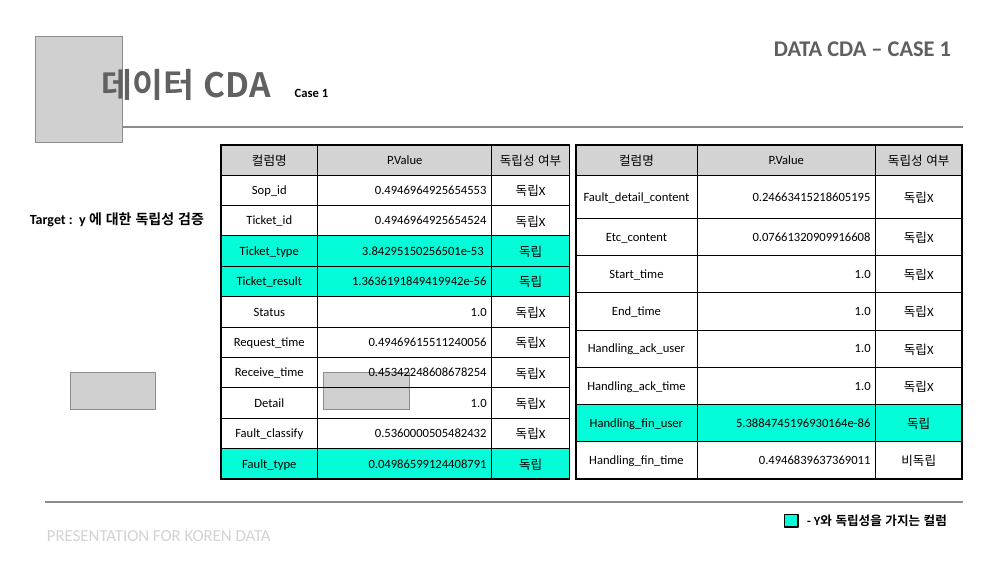
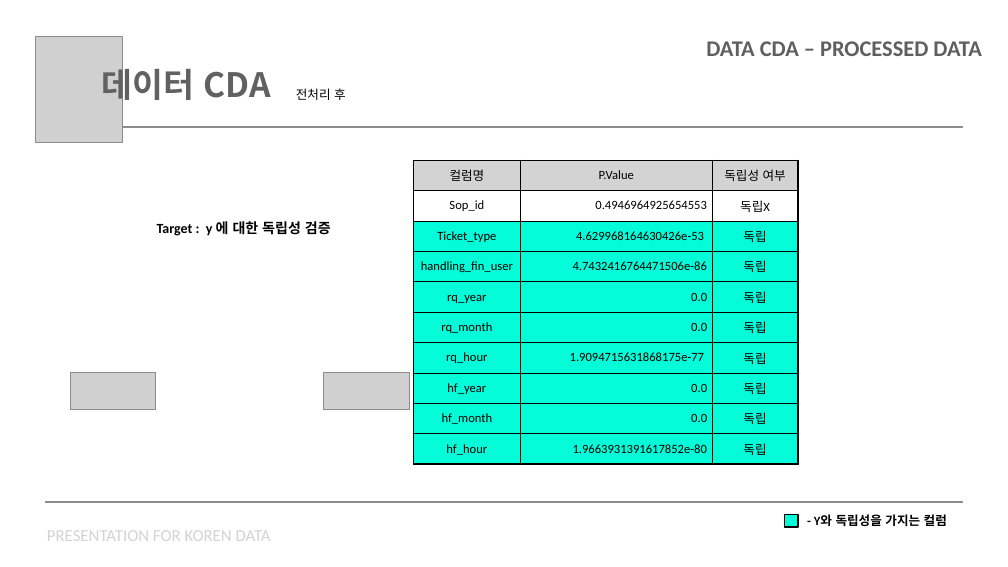
Before and after one commit to chorimgenius/zerooneai_intern, a slide deck: slide 11 of koren/koren_data_presentation.pptx (slide 10 before the commit). Drawn at 1008x567 pixels with LibreOffice and Linux fonts; fonts in the diff are those of the drawing; grey boxes stand for pictures. Boxes give left, top, right and bottom in pixels: in the first picture for what was removed or moved away, otherwise in the second. Text is boxed around its words. In the diff, an @@ line names an element or a change of style, - is before the commit and + after.

```diff
--- a/koren/koren_data_presentation.pptx
+++ b/koren/koren_data_presentation.pptx
@@ text at (706,41,981,56): text changed @@
-DATA CDA – CASE 1
+DATA CDA – PROCESSED DATA
@@ text removed at (295,88,328,97) @@
-Case 1
@@ text added at (296,88,346,100), 18 pt, text #000000 @@
+전처리 후
@@ table removed at (576,145,962,479), 9 rows, 3 columns @@
-컬럼명 | P.Value | 독립성 여부
-Fault_detail_content | 0.24663415218605195 | 독립X
-Etc_content | 0.07661320909916608 | 독립X
-Start_time | 1.0 | 독립X
-End_time | 1.0 | 독립X
-Handling_ack_user | 1.0 | 독립X
-Handling_ack_time | 1.0 | 독립X
-Handling_fin_user | 5.3884745196930164e-86 | 독립
-Handling_fin_time | 0.4946839637369011 | 비독립
@@ table at (413,160,798,464) @@
-row 3: Ticket_id | 0.4946964925654524 | 독립X
-row 4: Ticket_type | 3.84295150256501e-53 | 독립
-row 5: Ticket_result | 1.3636191849419942e-56 | 독립
-row 6: Status | 1.0 | 독립X
-row 7: Request_time | 0.49469615511240056 | 독립X
-row 8: Receive_time | 0.45342248608678254 | 독립X
-row 9: Detail | 1.0 | 독립X
-row 10: Fault_classify | 0.5360000505482432 | 독립X
-row 11: Fault_type | 0.04986599124408791 | 독립
+row 3: Ticket_type | 4.629968164630426e-53 | 독립
+row 4: handling_fin_user | 4.7432416764471506e-86 | 독립
+row 5: rq_year | 0.0 | 독립
+row 6: rq_month | 0.0 | 독립
+row 7: rq_hour | 1.9094715631868175e-77 | 독립
+row 8: hf_year | 0.0 | 독립
+row 9: hf_month | 0.0 | 독립
+row 10: hf_hour | 1.9663931391617852e-80 | 독립
@@ table: place and size @@
-table at (221,145,569,479)
+table at (413,160,798,464)
@@ text "Target : y 에 대한 ...": place and size @@
-text "Target : y 에 대한 ..." at (30,212,204,227)
+text "Target : y 에 대한 ..." at (157,219,331,237)
```
Also in this commit, not shown: 9 other slides changed, 1 slide added, 5 slides removed, 1 other file.
